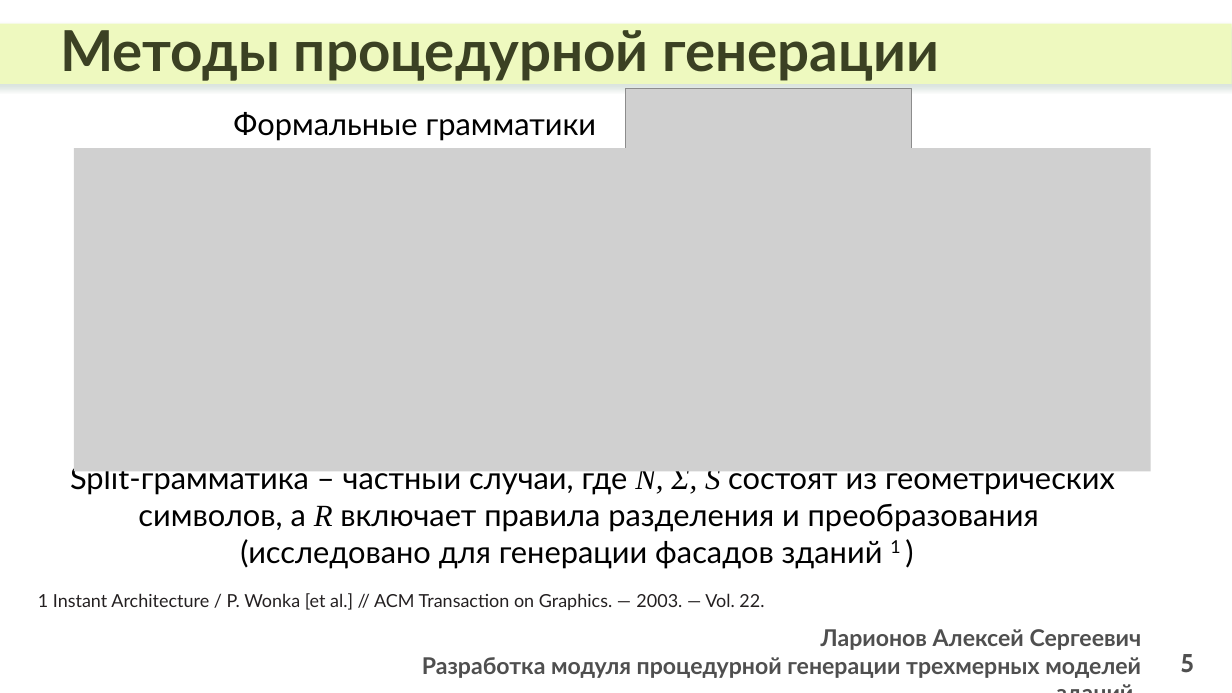
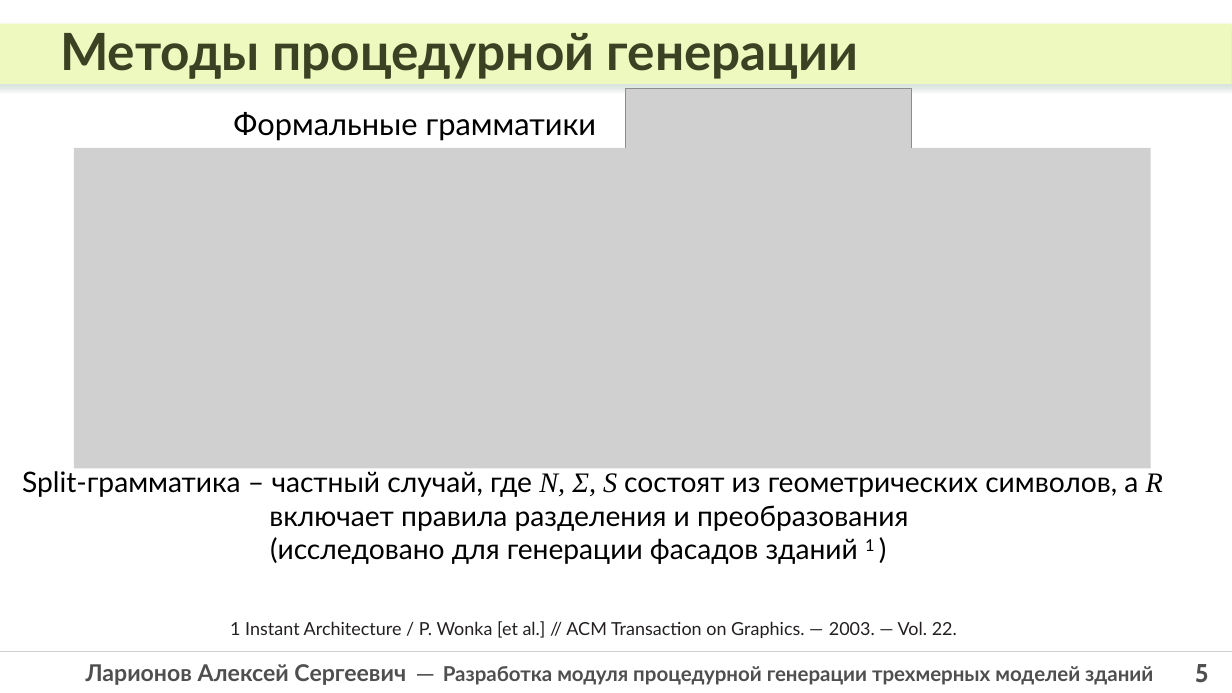
Before and after one commit to laralex/polytech-bachelor-thesis, a slide deck: slide 5 of defence/Ларионов_АС_ВКР_слайды.pptx. Drawn at 1232x693 pixels with LibreOffice and Linux fonts; fonts in the diff are those of the drawing; grey boxes stand for pictures. Boxes give left, top, right and bottom in pixels: in the first picture for what was removed or moved away, otherwise in the second. Text is boxed around its words. In the diff, an @@ line names an element or a change of style, - is before the commit and + after.

```diff
--- a/defence/Ларионов_АС_ВКР_слайды.pptx
+++ b/defence/Ларионов_АС_ВКР_слайды.pptx
@@ text "Методы процедурной генерации" at box(60, 33, 858, 79): size 44 to 40 pt @@
@@ text "Split-грамматика – частный случай, где ..." at box(22, 467, 1163, 564): size 24 to 22 pt @@
@@ text "1 Instant Architecture / P. ...": place and size @@
-text "1 Instant Architecture / P. ..." at box(38, 593, 764, 610)
+text "1 Instant Architecture / P. ..." at box(230, 621, 957, 638)
@@ line added from (0, 652) to (1232, 652), #D0CECE 1 pt @@
@@ page number: place and size @@
-page number at box(1180, 654, 1194, 673)
+page number at box(1195, 664, 1209, 683)
@@ page number at box(1195, 664, 1209, 683): alignment right to centre @@
@@ text at box(86, 664, 1153, 685): text changed; size 18 to 16 pt @@
-Ларионов Алексей Сергеевич
-Разработка модуля процедурной генерации трехмерных моделей зданий
+Ларионов Алексей Сергеевич ─ Разработка модуля процедурной генерации трехмерных моделей зданий
```
Also in this commit, not shown: 14 other slides changed, 1 slide added, 3 other files.
